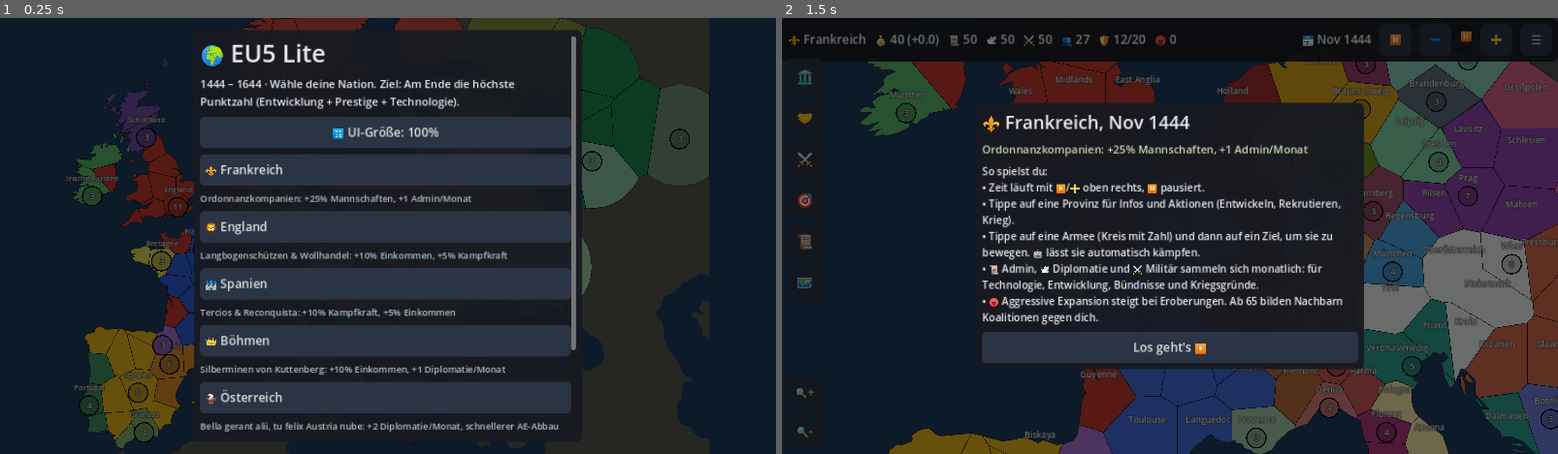
Above: before the commit, frames 1-2 (left to right).
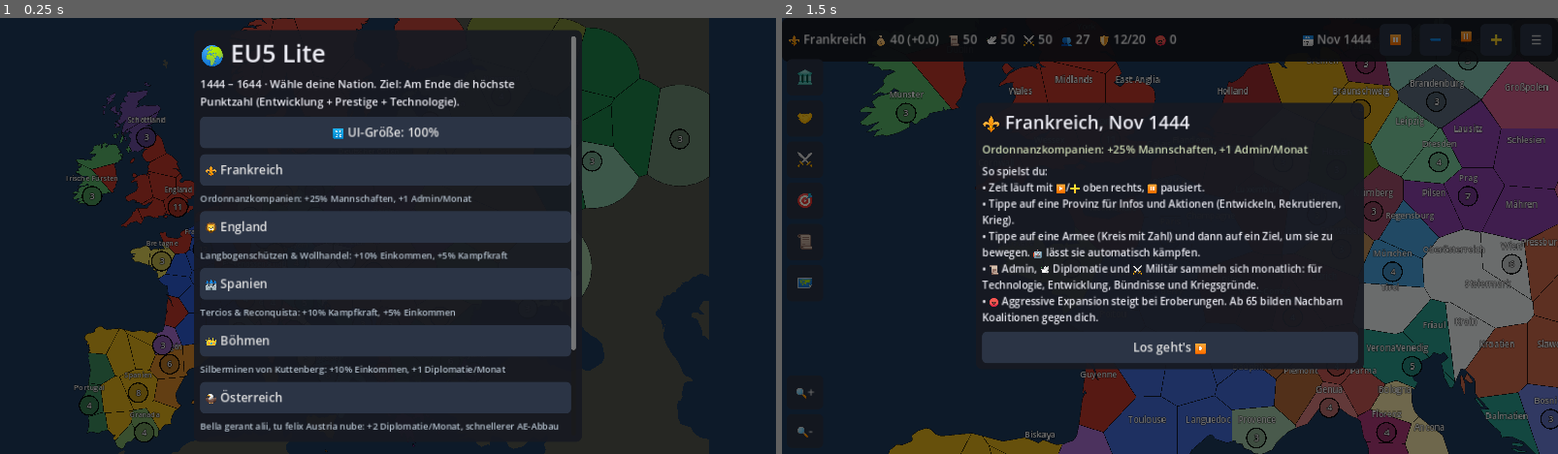
Above: after the commit, the same moments.

Repository: EyaLinus/eu5_clone
Game: Godot game, scene res://scenes/main.tscn
Same seed, same stepped clock (60 frames per second), same inputs: the game is played once before the commit and once after it.
Inputs:
- Up to frame 1 (0.25 s): no input
- Up to frame 2 (1.5 s): click "⚜️ Frankreich" at 0.5 s; click "⏸" at 1.25 s

The runs differ from the first frame. In frame 1, less than 0.1% of the frame differs, in the area x 8-88%, y 22-95%; in frame 2, 0.5%, in the area x 14-100%, y 10-98%.

Commit message:
Pixel-art friendly icon rendering (32px HUD icons, nearest filter, untinted-ring army marker)
Co-Authored-By: Claude Opus 5.5 (1M context) <noreply@anthropic.com>
Claude-Session: https://claude.ai/code/session_01C35fV9RBJKCGPnsyXFN4A9

Diff:
--- a/scripts/ui/main.gd
+++ b/scripts/ui/main.gd
@@ -147,7 +147,7 @@
 	for k in ["nation", "gold", "adm", "dip", "mil", "manpower", "army", "ae"]:
 		var tex := Icons.texture(k)
 		if tex != null:
-			hb.add_child(_icon_rect(tex, 28))
+			hb.add_child(_icon_rect(tex, 32))
 		var l := Label.new()
 		l.mouse_filter = Control.MOUSE_FILTER_STOP
 		hb.add_child(l)
--- a/scripts/ui/map_view.gd
+++ b/scripts/ui/map_view.gd
@@ -33,6 +33,7 @@
 
 func setup(g, map_data: Dictionary) -> void:
 	game = g
+	texture_filter = CanvasItem.TEXTURE_FILTER_NEAREST
 	font = get_theme_default_font()
 	polys.clear()
 	bboxes.clear()
@@ -238,11 +239,15 @@
 			continue
 		var c: Color = game.nations[a.owner].color
 		var ring := Color.WHITE if a.id == selected_army else Color(0, 0, 0, 0.9)
-		draw_circle(s, ARMY_R + 2, ring)
-		draw_circle(s, ARMY_R, c.darkened(0.15))
 		var marker := Icons.texture("army_marker")
 		if marker != null:
-			draw_texture_rect(marker, Rect2(s - Vector2(ARMY_R, ARMY_R) * 1.4, Vector2(ARMY_R, ARMY_R) * 2.8), false, c.lightened(0.4))
+			# pixel-art shield already has an outline: no circle, tint with the nation colour
+			if a.id == selected_army:
+				draw_circle(s, ARMY_R + 4, Color(1, 1, 1, 0.5))
+			draw_texture_rect(marker, Rect2(s - Vector2(ARMY_R, ARMY_R) * 1.4, Vector2(ARMY_R, ARMY_R) * 2.8), false, c)
+		else:
+			draw_circle(s, ARMY_R + 2, ring)
+			draw_circle(s, ARMY_R, c.darkened(0.15))
 		var txt := str(int(round(a.regs)))
 		var fs := 15
 		var w := font.get_string_size(txt, HORIZONTAL_ALIGNMENT_LEFT, -1, fs).x
